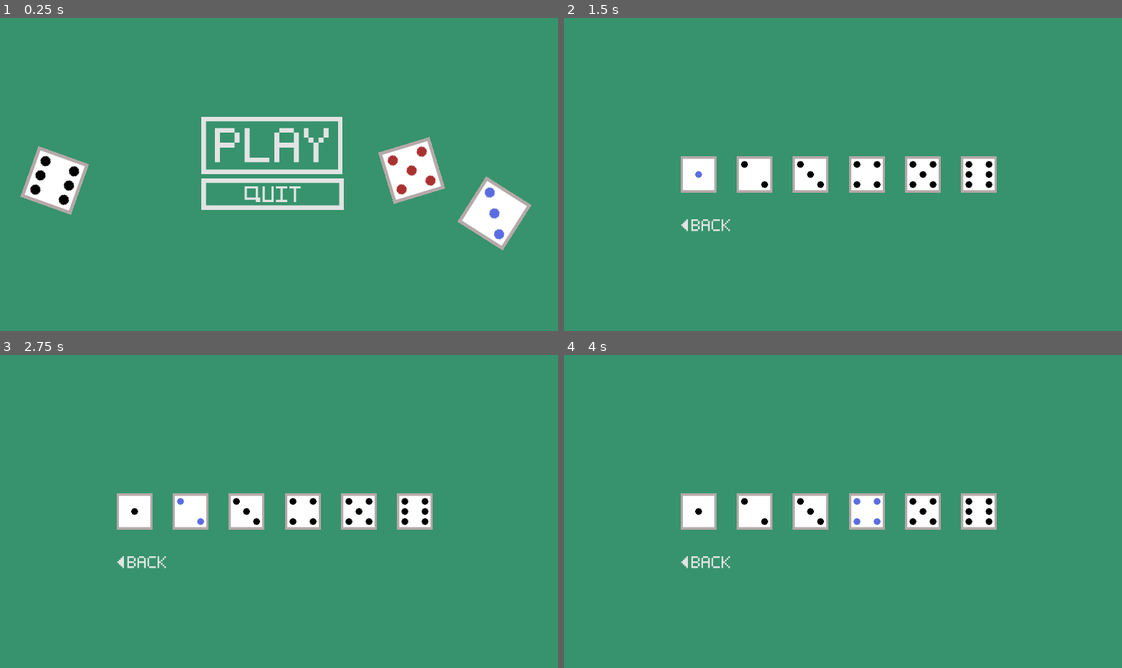
Above: before the commit, frames 1-4 (two rows, left to right).
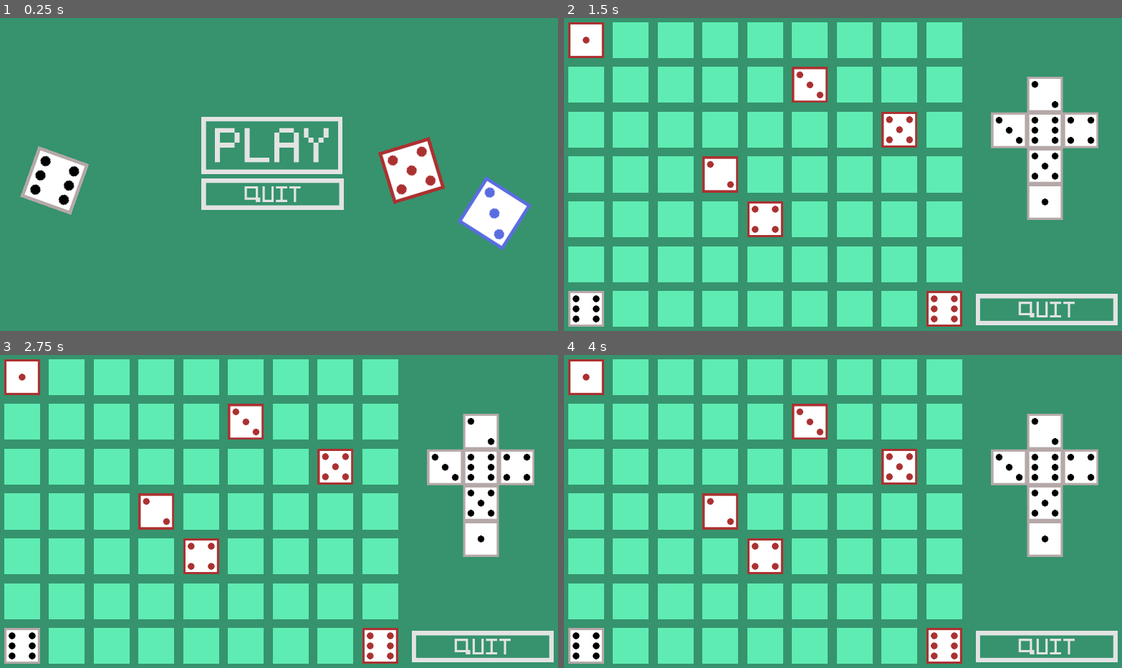
Above: after the commit, the same moments.

Repository: Dimitar100/roll-the-dice
Game: Godot game, scene res://scenes/UI.tscn
The game is run twice, just before and just after one commit, with the same random seed, the same clock (stepped at 60 frames per second) and the same inputs.
Inputs (mouse positions are in pixels of both pictures, inside the frame that each line leads up to):
- Up to frame 1 (0.25 s): no input
- Up to frame 2 (1.5 s): click (837, 146) at 0.5 s; click (697, 174) at 1.25 s
- Up to frame 3 (2.75 s): click (189, 511) at 2.02 s
- Up to frame 4 (4 s): click (809, 511) at 2.77 s; click (865, 511) at 3.52 s

The runs differ from the first frame. In frame 1, 0.8% of the frame differs, in the area x 67-96%, y 37-75%; in frame 2, 53%, in the area x 0-100%, y 1-99%; in frame 3, 53%; in frame 4, 53%.

Commit message:
started working on the first level

Diff:
--- a/Level1.gd
+++ b/Level1.gd
@@ -1,31 +1,14 @@
 extends Node2D
 
-var width = 9
-var height = 6
+
+# Declare member variables here. Examples:
+# var a = 2
+# var b = "text"
 
 
+# Called when the node enters the scene tree for the first time.
 func _ready():
-	var matrix = []
-	for x in range(width):
-		matrix.append([])
-# warning-ignore:unused_variable
-		for y in range(height):
-			matrix[x].append(0)
-
-
-	var s = Sprite.new()
-	add_child(s,true)
-	var field = preload("res://assets/field.png")
-	s.set_texture(field)
-	s.position.x = 48
-	s.position.y = 48
-
-
-
-
-
-
-
+	pass # Replace with function body.
 
 
 # Called every frame. 'delta' is the elapsed time since the previous frame.
--- /dev/null
+++ b/QuitLvlBtn.gd
@@ -0,0 +1,12 @@
+extends TextureButton
+
+# Called when the node enters the scene tree for the first time.
+func _ready():
+	pass # Replace with function body.
+
+
+
+
+func _on_QuitLvlBtn_pressed():
+# warning-ignore:return_value_discarded
+	get_tree().change_scene("res://scenes/SelectLevel.tscn")
--- a/project.godot
+++ b/project.godot
@@ -20,6 +20,33 @@
 window/stretch/mode="2d"
 window/stretch/aspect="expand"
 
+[input]
+
+ui_left={
+"deadzone": 0.5,
+"events": [ Object(InputEventKey,"resource_local_to_scene":false,"resource_name":"","device":0,"alt":false,"shift":false,"control":false,"meta":false,"command":false,"pressed":false,"scancode":65,"unicode":0,"echo":false,"script":null)
+, Object(InputEventJoypadButton,"resource_local_to_scene":false,"resource_name":"","device":0,"button_index":14,"pressure":0.0,"pressed":false,"script":null)
+ ]
+}
+ui_right={
+"deadzone": 0.5,
+"events": [ Object(InputEventKey,"resource_local_to_scene":false,"resource_name":"","device":0,"alt":false,"shift":false,"control":false,"meta":false,"command":false,"pressed":false,"scancode":68,"unicode":0,"echo":false,"script":null)
+, Object(InputEventJoypadButton,"resource_local_to_scene":false,"resource_name":"","device":0,"button_index":15,"pressure":0.0,"pressed":false,"script":null)
+ ]
+}
+ui_up={
+"deadzone": 0.5,
+"events": [ Object(InputEventKey,"resource_local_to_scene":false,"resource_name":"","device":0,"alt":false,"shift":false,"control":false,"meta":false,"command":false,"pressed":false,"scancode":87,"unicode":0,"echo":false,"script":null)
+, Object(InputEventJoypadButton,"resource_local_to_scene":false,"resource_name":"","device":0,"button_index":12,"pressure":0.0,"pressed":false,"script":null)
+ ]
+}
+ui_down={
+"deadzone": 0.5,
+"events": [ Object(InputEventKey,"resource_local_to_scene":false,"resource_name":"","device":0,"alt":false,"shift":false,"control":false,"meta":false,"command":false,"pressed":false,"scancode":83,"unicode":0,"echo":false,"script":null)
+, Object(InputEventJoypadButton,"resource_local_to_scene":false,"resource_name":"","device":0,"button_index":13,"pressure":0.0,"pressed":false,"script":null)
+ ]
+}
+
 [physics]
 
 common/enable_pause_aware_picking=true
--- /dev/null
+++ b/scenes/GridMaker.gd
@@ -0,0 +1,114 @@
+extends Node2D
+
+var matrix = []
+var matrix_fields = []
+var width = 9
+var height = 7
+
+var field = preload("res://assets/field.png")
+var dice1 = preload("res://assets/dice_field_red/Dice_field1.png")
+var dice2 = preload("res://assets/dice_field_red/Dice_field2.png")
+var dice3 = preload("res://assets/dice_field_red/Dice_field3.png")
+var dice4 = preload("res://assets/dice_field_red/Dice_field4.png")
+var dice5 = preload("res://assets/dice_field_red/Dice_field5.png")
+var dice6 = preload("res://assets/dice_field_red/Dice_field6.png")
+
+export var dice1_x_y = [0, 0]
+export var dice2_x_y = [0, 0]
+export var dice3_x_y = [0, 0]
+export var dice4_x_y = [0, 0]
+export var dice5_x_y = [0, 0]
+export var dice6_x_y = [0, 0]
+
+var player = [6, 0]
+var invs
+var player_loc
+
+func setup_grid():
+	print(player[0])
+	matrix[player[1]][player[0]] = 7
+	var xLoc = 60
+	var yLoc = 60
+
+	for z in height:
+		for i in width:
+			var s = Sprite.new()
+			add_child(s,true)
+			matrix_fields[i][z] = s
+
+			if matrix[i][z] == 0 || matrix[i][z] == 7:
+				s.set_texture(field)
+			elif matrix[i][z] == 1:
+				s.set_texture(dice1)
+			elif matrix[i][z] == 2:
+				s.set_texture(dice2)
+			elif matrix[i][z] == 3:
+				s.set_texture(dice3)
+			elif matrix[i][z] == 4:
+				s.set_texture(dice4)
+			elif matrix[i][z] == 5:
+				s.set_texture(dice5)
+			elif matrix[i][z] == 6:
+				s.set_texture(dice6)
+			else:
+				s.visible= false
+
+			if matrix[i][z] == 7:
+				invs = s
+				invs.visible = false
+				get_node("Player").position.x = xLoc
+				get_node("Player").position.y = yLoc
+				player_loc = [xLoc, yLoc]
+
+			s.position.x = xLoc
+			s.position.y = yLoc
+			xLoc = xLoc + 80
+
+
+		yLoc = yLoc + 80
+		xLoc = 60
+
+func _ready():
+	for x in range(width):
+		matrix.append([])
+		matrix_fields.append([])
+# warning-ignore:unused_variable
+		for y in range(height):
+			matrix[x].append(0)
+			matrix_fields[x].append(0)
+
+	matrix[dice1_x_y[1]][dice1_x_y[0]] = 1
+	matrix[dice2_x_y[1]][dice2_x_y[0]] = 2
+	matrix[dice3_x_y[1]][dice3_x_y[0]] = 3
+	matrix[dice4_x_y[1]][dice4_x_y[0]] = 4
+	matrix[dice5_x_y[1]][dice5_x_y[0]] = 5
+	matrix[dice6_x_y[1]][dice6_x_y[0]] = 6
+
+	setup_grid()
+
+# Called every frame. 'delta' is the elapsed time since the previous frame.
+func _physics_process(_delta):
+	if Input.is_action_just_pressed("ui_up"):
+		if player[0] != 0:
+			matrix_fields[player[1]][player[0]].visible = true
+			player[0] = player[0]-1
+			matrix_fields[player[1]][player[0]].visible = false
+			get_node("Player").position.y = get_node("Player").position.y - 80
+	elif Input.is_action_just_pressed("ui_down"):
+		if player[0] != 6:
+			matrix_fields[player[1]][player[0]].visible = true
+			player[0] = player[0]+1
+			matrix_fields[player[1]][player[0]].visible = false
+			get_node("Player").position.y = get_node("Player").position.y + 80
+	elif Input.is_action_just_pressed("ui_right"):
+		if player[1] != 8:
+			matrix_fields[player[1]][player[0]].visible = true
+			player[1] = player[1]+1
+			matrix_fields[player[1]][player[0]].visible = false
+			get_node("Player").position.x = get_node("Player").position.x + 80
+	elif Input.is_action_just_pressed("ui_left"):
+		if player[1] != 0:
+			matrix_fields[player[1]][player[0]].visible = true
+			player[1] = player[1]-1
+			matrix_fields[player[1]][player[0]].visible = false
+			get_node("Player").position.x = get_node("Player").position.x - 80
--- /dev/null
+++ b/scenes/GridMaker.tscn
@@ -0,0 +1,9 @@
+[gd_scene load_steps=3 format=2]
+
+[ext_resource path="res://scenes/GridMaker.gd" type="Script" id=1]
+[ext_resource path="res://scenes/Player.tscn" type="PackedScene" id=2]
+
+[node name="GridMaker" type="Node2D"]
+script = ExtResource( 1 )
+
+[node name="Player" parent="." instance=ExtResource( 2 )]
--- a/scenes/Level1.tscn
+++ b/scenes/Level1.tscn
@@ -1,6 +1,23 @@
-[gd_scene load_steps=2 format=2]
+[gd_scene load_steps=5 format=2]
 
 [ext_resource path="res://Level1.gd" type="Script" id=1]
+[ext_resource path="res://scenes/GridMaker.tscn" type="PackedScene" id=2]
+[ext_resource path="res://assets/folded_dice.png" type="Texture" id=3]
+[ext_resource path="res://scenes/QuitLvl.tscn" type="PackedScene" id=4]
 
 [node name="Level1" type="Node2D"]
 script = ExtResource( 1 )
+
+[node name="GridMaker" parent="." instance=ExtResource( 2 )]
+dice2_x_y = [ 3, 3 ]
+dice3_x_y = [ 1, 5 ]
+dice4_x_y = [ 4, 4 ]
+dice5_x_y = [ 2, 7 ]
+dice6_x_y = [ 6, 8 ]
+
+[node name="Sprite" type="Sprite" parent="."]
+position = Vector2( 880, 253 )
+texture = ExtResource( 3 )
+
+[node name="QuitLvl" parent="." instance=ExtResource( 4 )]
+position = Vector2( 755.89, 513.336 )
--- /dev/null
+++ b/scenes/Levels.gd
@@ -0,0 +1,9 @@
+extends Node2D
+
+# Called when the node enters the scene tree for the first time.
+func _ready():
+	pass # Replace with function body.
+
+func _on_LvlBtn_pressed():
+# warning-ignore:return_value_discarded
+	get_tree().change_scene("res://scenes/Level1.tscn")
--- a/scenes/Levels.tscn
+++ b/scenes/Levels.tscn
@@ -12,8 +12,10 @@
 [ext_resource path="res://assets/dice_field_turned/Dice_field_turned3.png" type="Texture" id=10]
 [ext_resource path="res://assets/dice_field_turned/Dice_field_turned5.png" type="Texture" id=11]
 [ext_resource path="res://assets/dice_field_turned/Dice_field_turned2.png" type="Texture" id=12]
+[ext_resource path="res://scenes/Levels.gd" type="Script" id=13]
 
 [node name="Levels" type="Node2D"]
+script = ExtResource( 13 )
 __meta__ = {
 "_edit_group_": true
 }
@@ -83,3 +85,5 @@
 __meta__ = {
 "_edit_use_anchors_": false
 }
+
+[connection signal="pressed" from="LvlBtn" to="." method="_on_LvlBtn_pressed"]
--- /dev/null
+++ b/scenes/Player.tscn
@@ -0,0 +1,47 @@
+[gd_scene load_steps=8 format=2]
+
+[ext_resource path="res://assets/dice/Dice1.png" type="Texture" id=1]
+[ext_resource path="res://assets/dice/Dice6.png" type="Texture" id=2]
+[ext_resource path="res://assets/dice/Dice4.png" type="Texture" id=3]
+[ext_resource path="res://assets/dice/Dice3.png" type="Texture" id=4]
+[ext_resource path="res://assets/dice/Dice2.png" type="Texture" id=5]
+[ext_resource path="res://assets/dice/Dice5.png" type="Texture" id=6]
+
+[sub_resource type="SpriteFrames" id=1]
+animations = [ {
+"frames": [ ExtResource( 2 ) ],
+"loop": false,
+"name": "6",
+"speed": 5.0
+}, {
+"frames": [ ExtResource( 3 ) ],
+"loop": false,
+"name": "4",
+"speed": 5.0
+}, {
+"frames": [ ExtResource( 4 ) ],
+"loop": false,
+"name": "3",
+"speed": 5.0
+}, {
+"frames": [ ExtResource( 1 ) ],
+"loop": false,
+"name": "1",
+"speed": 5.0
+}, {
+"frames": [ ExtResource( 6 ) ],
+"loop": false,
+"name": "5",
+"speed": 5.0
+}, {
+"frames": [ ExtResource( 5 ) ],
+"loop": false,
+"name": "2",
+"speed": 5.0
+} ]
+
+[node name="Player" type="Node2D"]
+
+[node name="AnimatedSprite" type="AnimatedSprite" parent="."]
+frames = SubResource( 1 )
+animation = "6"
--- /dev/null
+++ b/scenes/QuitLvl.tscn
@@ -0,0 +1,19 @@
+[gd_scene load_steps=4 format=2]
+
+[ext_resource path="res://assets/UI/quit_btn_normal.png" type="Texture" id=1]
+[ext_resource path="res://assets/UI/quit_btn_hover.png" type="Texture" id=2]
+[ext_resource path="res://QuitLvlBtn.gd" type="Script" id=3]
+
+[node name="QuitLvl" type="Node2D"]
+
+[node name="QuitLvlBtn" type="TextureButton" parent="."]
+margin_right = 40.0
+margin_bottom = 40.0
+texture_normal = ExtResource( 1 )
+texture_hover = ExtResource( 2 )
+script = ExtResource( 3 )
+__meta__ = {
+"_edit_use_anchors_": false
+}
+
+[connection signal="pressed" from="QuitLvlBtn" to="QuitLvlBtn" method="_on_QuitLvlBtn_pressed"]
Binary file changed: assets/dice_field_red/Dice_field1.png
Binary file changed: assets/dice_field_red/Dice_field2.png
Binary file changed: assets/dice_field_red/Dice_field3.png
Binary file changed: assets/dice_field_red/Dice_field4.png
Binary file changed: assets/dice_field_red/Dice_field5.png
Binary file changed: assets/dice_field_red/Dice_field6.png
Binary file changed: assets/dice_field_turned/Dice_field_turned1.png
Binary file changed: assets/dice_field_turned/Dice_field_turned2.png
Binary file changed: assets/dice_field_turned/Dice_field_turned3.png
Binary file changed: assets/dice_field_turned/Dice_field_turned4.png
Binary file changed: assets/dice_field_turned/Dice_field_turned5.png
Binary file changed: assets/dice_field_turned/Dice_field_turned6.png
(and 1 more such lines)
